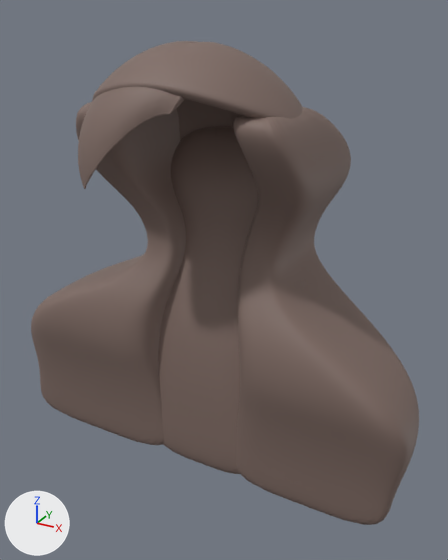
A saved change to the glTF model tools/figure/assets/long-wave/candidate/hair_long_wave.glb.
One viewpoint serves both versions: a 50 mm lens placed at (2.7, -4.4, 1.38), pointed at (0.14, 0.24, -0.94). The lights are fixed; the arrows at lower left show +X, +Y and +Z. The first picture is the older version.

The first picture shows 'hair_back', 'hair_bang', 'hair_crown', 'hair_side_l', 'hair_side_r'.
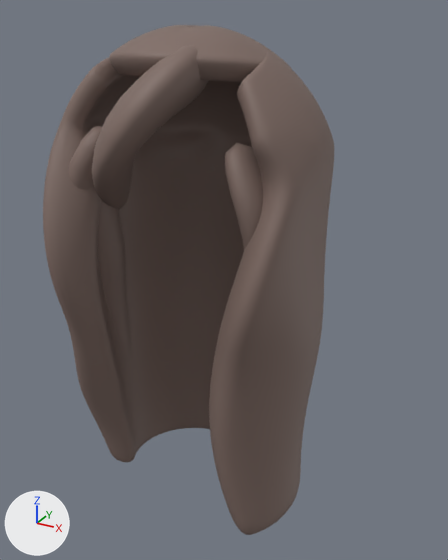
Pixel boxes (x1, y1, x2, y2) of what changed, in the pictures (448 x 560 px):
'hair_hang', added (brown): after (43, 49, 334, 535)
'hair_side_r', deleted (brown): before (233, 107, 419, 525)
'hair_side_l', deleted (brown): before (31, 102, 186, 445)
'hair_back', deleted (brown): before (158, 127, 258, 474)
'hair_crown', reshaped: before (92, 41, 303, 141); after (109, 25, 291, 87)
'hair_bang', reshaped: before (78, 87, 184, 189); after (92, 45, 209, 210)
'hair_side_l_face', added: after (69, 126, 131, 362)
'hair_side_r_face', added (brown): after (225, 143, 263, 250)

Patch to the scene script:
```diff
--- a/tools/figure/assets/long-wave/candidate/hair_long_wave.glb.py
+++ b/tools/figure/assets/long-wave/candidate/hair_long_wave.glb.py
@@ me_hair_crown_001 @@
 # used by ob_hair_crown; location = (0.0, 0.0, 0.0)
-me_hair_crown_001.from_pydata(...)  # 8418 vertices, 16832 faces; spans x -0.96..0.96, y -0.63..0.98, z 0.03..1.14
+me_hair_crown_001.from_pydata(...)  # 7010 vertices, 14016 faces; spans x -0.74..0.74, y -0.57..0.81, z 0.71..1.25
+# me_hair_crown_001 part 1: 33 vertices moved within x -0.06..0.28, y -0.48..0.74, z 0.73..1.13; 8371 vertices removed from x -0.96..0.96, y -0.63..0.98, z 0.03..1.14; 6963 vertices added at x -0.74..0.74, y -0.57..0.81, z 0.71..1.25
 me_hair_crown_001.materials.append(mat_hair)
@@ me_hair_bang_001 @@
 # used by ob_hair_bang; location = (0.0, 0.0, 0.0)
-me_hair_bang_001.from_pydata(...)  # 13282 vertices, 26560 faces; spans x -0.772..0.289, y -0.785..-0.098, z 0.044..1.118
+me_hair_bang_001.from_pydata(...)  # 418 vertices, 832 faces; spans x -0.762..0.347, y -0.978..-0.043, z -0.284..1.138
+# me_hair_bang_001 part 2: 13282 vertices removed from x -0.772..0.289, y -0.785..-0.098, z 0.044..1.118; 418 vertices added at x -0.762..0.347, y -0.978..-0.043, z -0.284..1.138
 me_hair_bang_001.materials.append(mat_hair)
@@ me_hair_side_r_face_001 @@
+me_hair_side_r_face_001.from_pydata(...)  # 422 vertices, 840 faces; spans x 0.5..0.94, y -0.59..0.06, z -3.07..0.46
+me_hair_side_r_face_001.materials.append(mat_hair)  # brown #7e6a63
@@ me_hair_side_l_face_001 @@
+me_hair_side_l_face_001.from_pydata(...)  # 422 vertices, 840 faces; spans x -0.98..-0.47, y -0.72..0.06, z -3.07..0.51
+me_hair_side_l_face_001.materials.append(mat_hair)  # brown #7e6a63
@@ me_hair_hang @@
+me_hair_hang.from_pydata(...)  # 14946 vertices, 29888 faces; spans x -1.15..1.15, y -1.0..1.15, z -3.11..1.18
+me_hair_hang.materials.append(mat_hair)  # brown #7e6a63
@@ ob_hair_back @@
-ob_hair_back = bpy.data.objects.new('hair_back', me_hair_back_001)
-ob_hair_back.location = (0.0, 0.0, 0.0)
@@ ob_hair_side_l @@
-ob_hair_side_l = bpy.data.objects.new('hair_side_l', me_hair_side_l)
-ob_hair_side_l.location = (0.0, 0.0, 0.0)
@@ ob_hair_side_r @@
-ob_hair_side_r = bpy.data.objects.new('hair_side_r', me_hair_side_r)
-ob_hair_side_r.location = (0.0, 0.0, 0.0)
@@ ob_hair_side_r_face @@
+ob_hair_side_r_face = bpy.data.objects.new('hair_side_r_face', me_hair_side_r_face_001)
+ob_hair_side_r_face.location = (0.0, 0.0, 0.0)
@@ ob_hair_side_l_face @@
+ob_hair_side_l_face = bpy.data.objects.new('hair_side_l_face', me_hair_side_l_face_001)
+ob_hair_side_l_face.location = (0.0, 0.0, 0.0)
@@ ob_hair_hang @@
+ob_hair_hang = bpy.data.objects.new('hair_hang', me_hair_hang)
+ob_hair_hang.location = (0.0, 0.0, 0.0)
```
